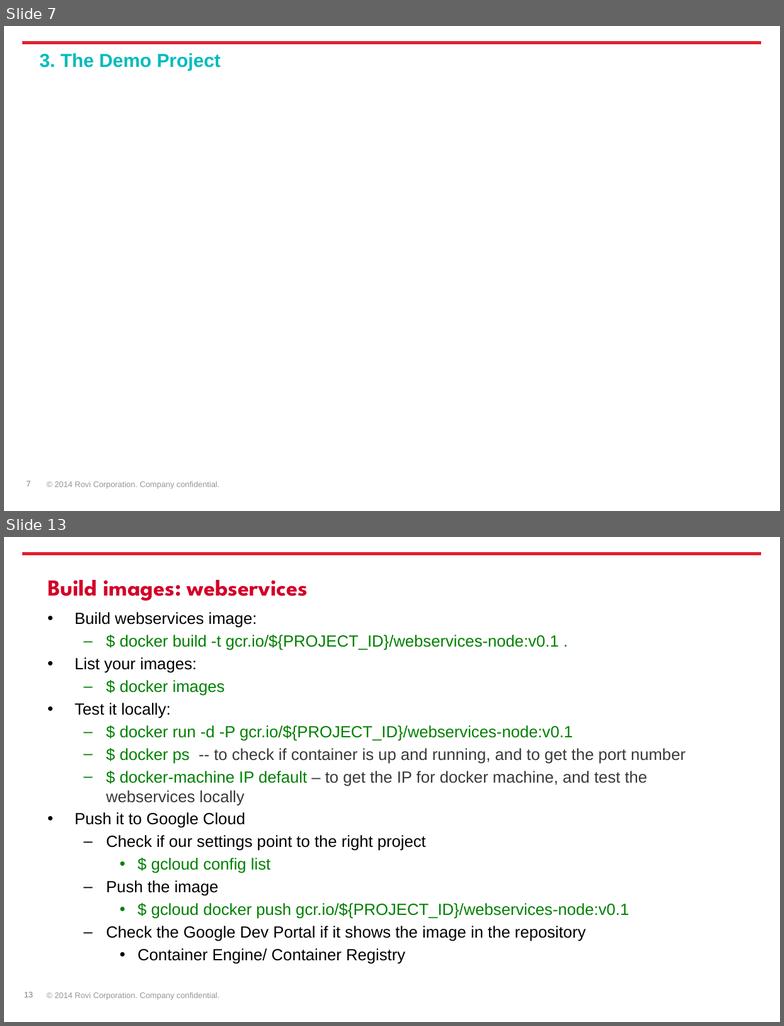
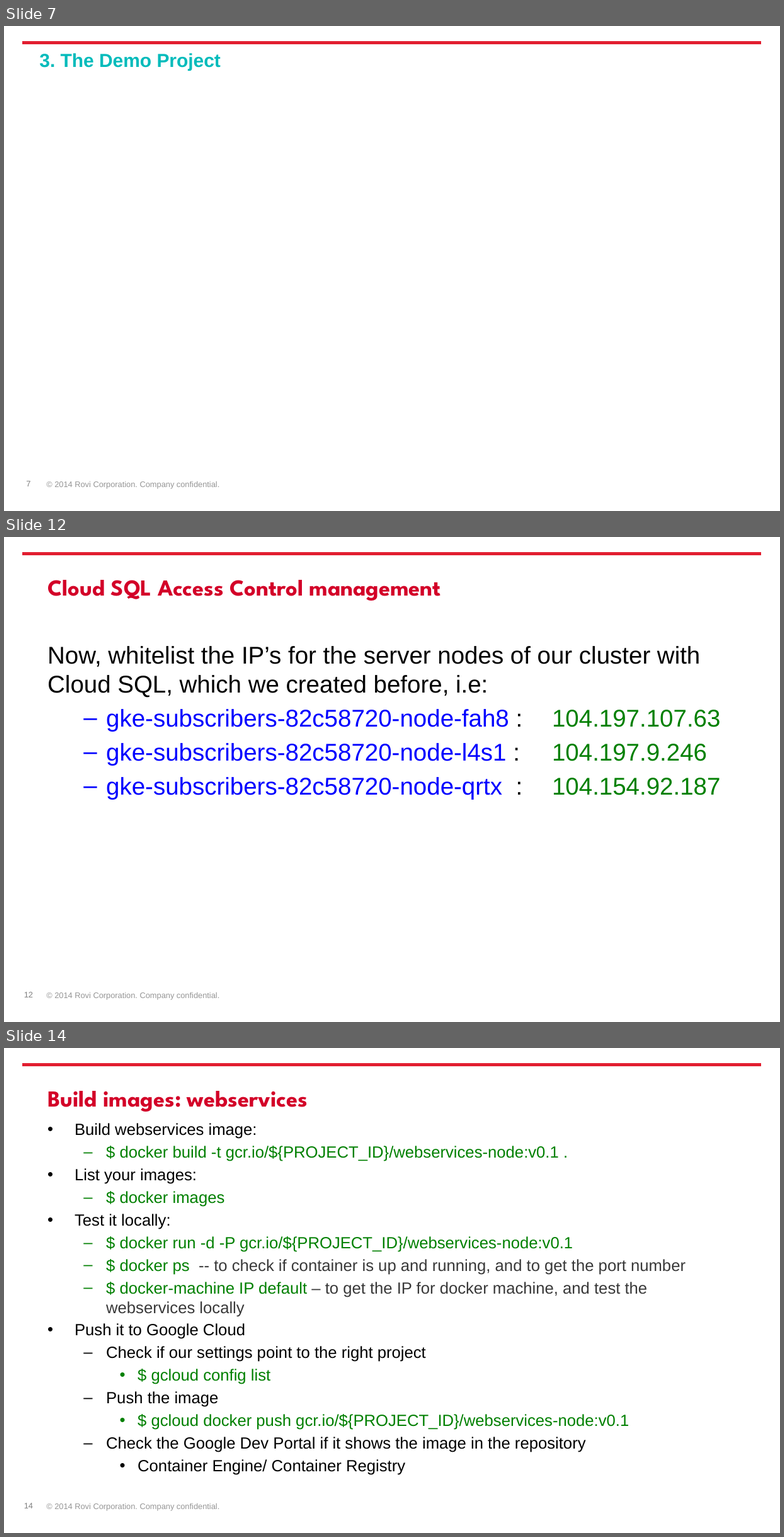
Before and after one commit to gevgev/subscribers, a slide deck: docker-kubernetes-intro-starting-a-project.pptx. Shown one above the other, each under a label of ours: slides 7 and 13 before the commit, slides 7, 12 and 14 after it; the slides between them are not shown. The pictures are 784x1026 and 784x1537 pixels, drawn with LibreOffice and Linux fonts; fonts in the diff are those of the drawing; background and template pictures are left out. Boxes give left, top, right and bottom in pixels: in the first picture for what was removed or moved away, otherwise in the second. Text is boxed around its words. In the diff, an @@ line names an element or a change of style, - is before the commit and + after.

```diff
--- a/docker-kubernetes-intro-starting-a-project.pptx
+++ b/docker-kubernetes-intro-starting-a-project.pptx
@@ slide 12 added at box(4, 537, 780, 1022), background #FFFFFF; not listed: 5 template elements that a slide beside it also shows @@
@@ title added at box(47, 580, 441, 601), 34 pt, text #D30028, bold @@
+Cloud SQL Access Control management
@@ text added at box(47, 646, 720, 800), 36 pt, text #0000FF @@
+Now, whitelist the IP’s for the server nodes of our cluster with Cloud SQL, which we created before, i.e:
+  – gke-subscribers-82c58720-node-fah8 : 104.197.107.63
+  – gke-subscribers-82c58720-node-l4s1 : 104.197.9.246
+  – gke-subscribers-82c58720-node-qrtx : 104.154.92.187
@@ what was slide 13 is now slide 14 @@
@@ page number at box(24, 1503, 33, 1509): text changed @@
-13
+14
```
Also in this commit, not shown: 6 slides changed.
